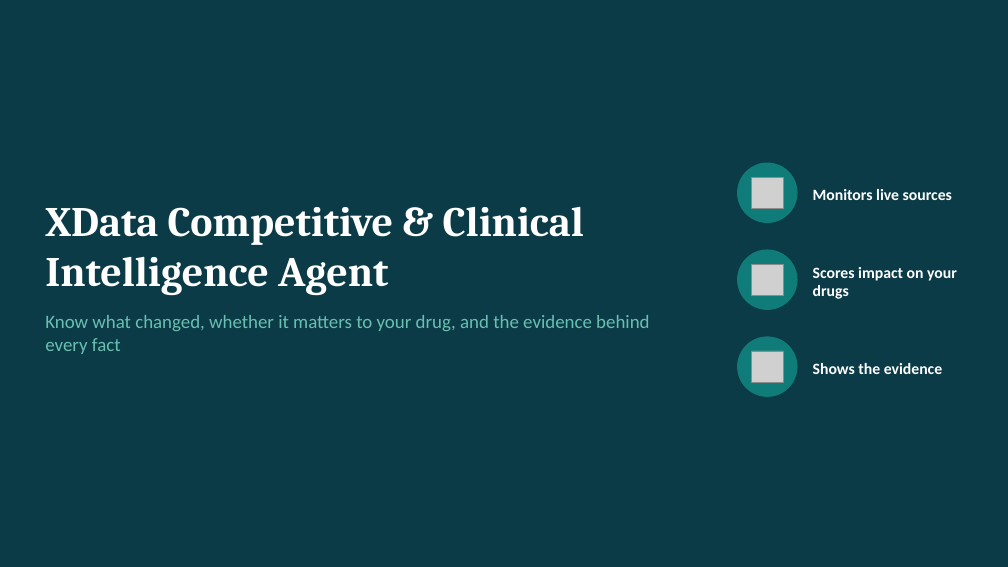
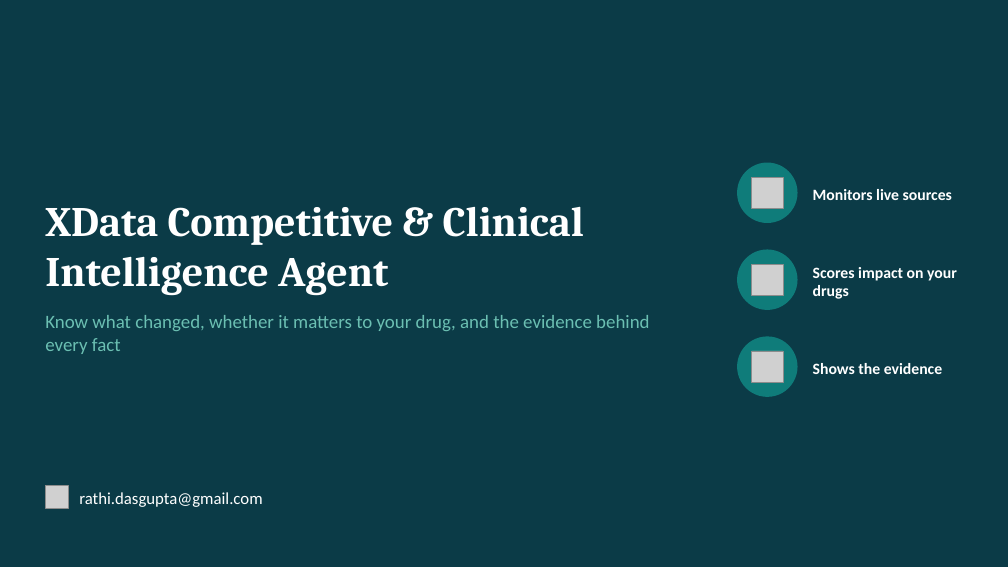
Before and after one commit to rathixdata/XData-Competitive-Clinical-Intelligence-Agent, a slide deck: slide 1 of docs/XData_CI_Agent_Overview.pptx. Drawn at 1008x567 pixels with LibreOffice and Linux fonts; fonts in the diff are those of the drawing; grey boxes stand for pictures; background and template pictures are left out. Boxes give left, top, right and bottom in pixels: in the first picture for what was removed or moved away, otherwise in the second. Text is boxed around its words. In the diff, an @@ line names an element or a change of style, - is before the commit and + after.

```diff
--- a/docs/XData_CI_Agent_Overview.pptx
+++ b/docs/XData_CI_Agent_Overview.pptx
@@ picture added at [45, 485, 68, 508] @@
@@ text added at [79, 492, 262, 507], 16 pt, text #FFFFFF @@
+rathi.dasgupta@gmail.com
```
Also in this commit, not shown: 7 other slides changed, 9 other files.
